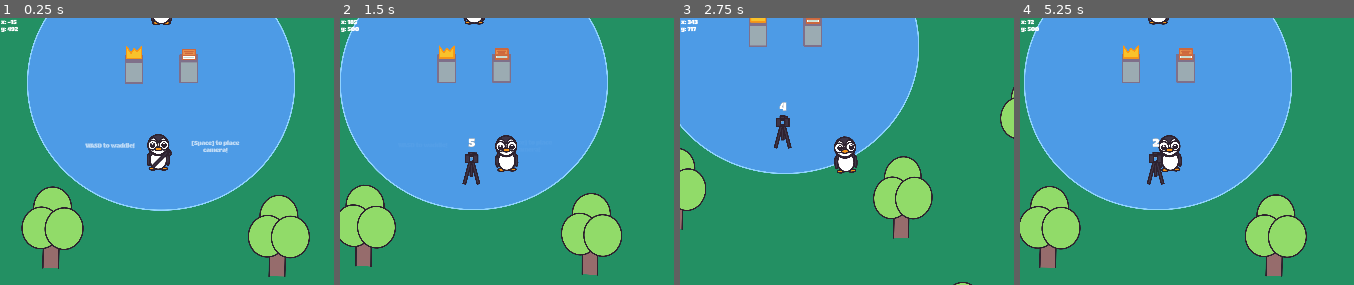
Above: before the commit, frames 1-4 (left to right).
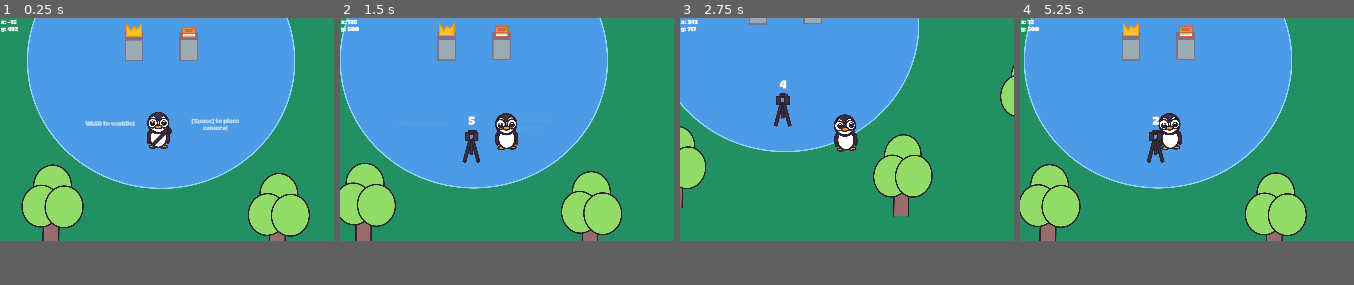
Above: after the commit, the same moments.

Repository: JoeZlonicky/picture-park
Game: Godot game, scene res://launcher/launcher.tscn
Same seed, same stepped clock (60 frames per second), same inputs: the game is played once before the commit and once after it. The engine's default icon, where the game draws it, is replaced by a stand-in: a white triangle on a blue panel in a dark square.
Inputs:
- Up to frame 1 (0.25 s): no input
- Up to frame 2 (1.5 s): hold D (move_right) 0.53-1.28 s; hold Space (camera) 0.53-1.28 s; hold Down (move_down) from 1.28 s (still down); tap E (interact) at 1.35 s
- Up to frame 3 (2.75 s): release Down (move_down) at 2.03 s; hold D (move_right) from 2.03 s (still down); hold Space (camera) from 2.03 s (still down)
- Up to frame 4 (5.25 s): release D (move_right) at 2.78 s; release Space (camera) at 2.78 s; hold W (move_up) 2.78-3.53 s; tap E (interact) at 2.85, 4.35 s; hold Space (camera) 3.53-4.28 s; hold A (move_left) 3.53-5.03 s; hold Down (move_down) from 5.03 s (still down); hold Space (camera) from 5.03 s (still down)
In our replay, the window is 334x267 before the commit and 334x223 after it. These sizes can differ from the game's own. Grey fills any space a smaller window leaves; there, only what the larger window draws over its background counts as a difference.

The runs differ from the first frame. In frame 1, 20% of the frame differs, in the area x 6-93%, y 0-98%; in frame 2, 20%; in frame 3, 15%; in frame 4, 20%.

Commit message:
Fix minimum window size for Ludum Dare site

Diff:
--- a/launcher/launcher.tscn
+++ b/launcher/launcher.tscn
@@ -6,4 +6,4 @@
 [node name="Launcher" type="Node"]
 script = ExtResource("1_m3vdr")
 _default_main_scene = ExtResource("2_pedqv")
-_min_window_size = Vector2i(640, 640)
+_min_window_size = Vector2i(533, 533)
